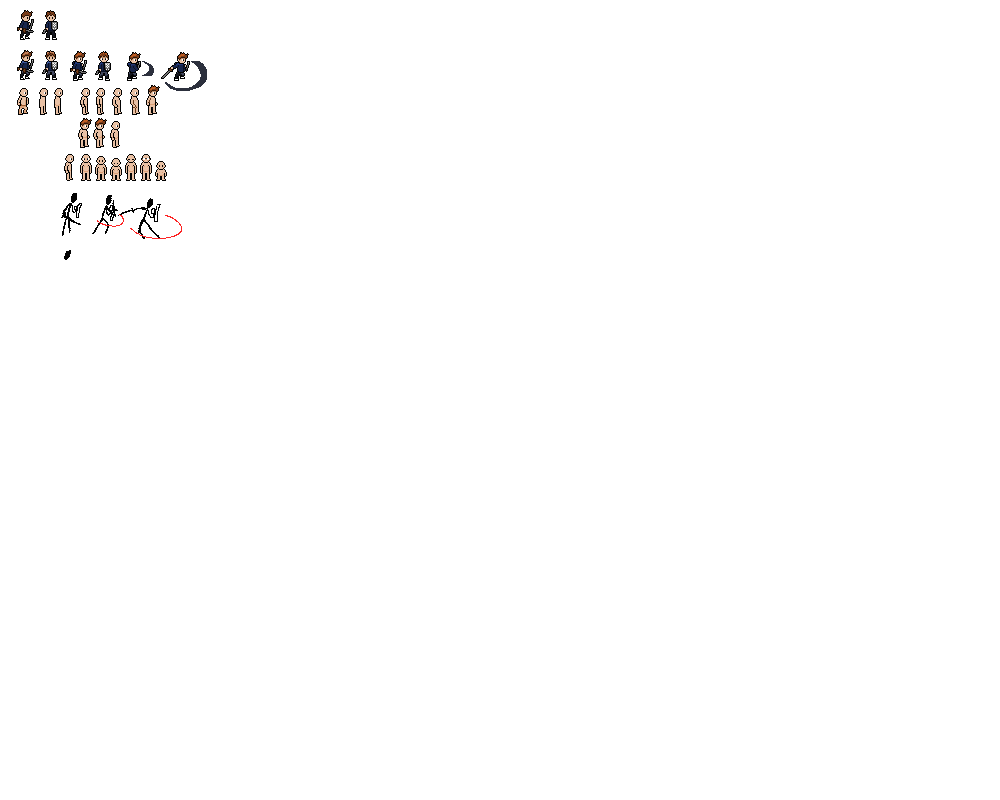
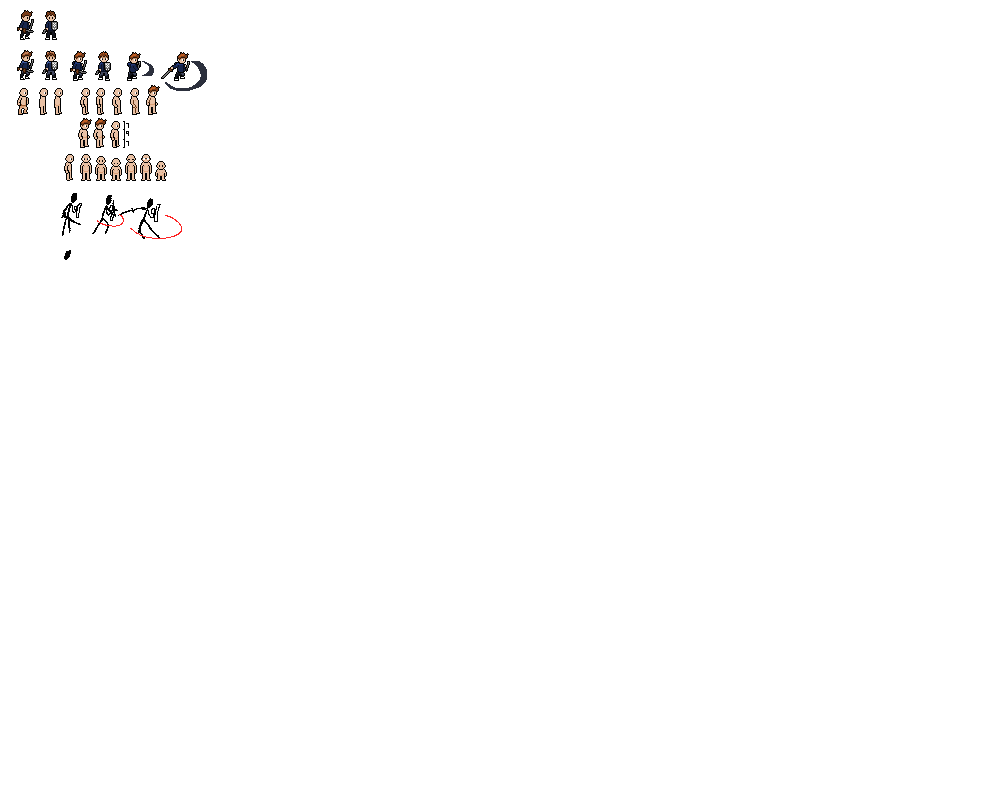
Layered file, before and after one edit (1000 × 800). Changes by layer:
painted on "Layer 19" over [left=116, top=121, right=129, bottom=148]
